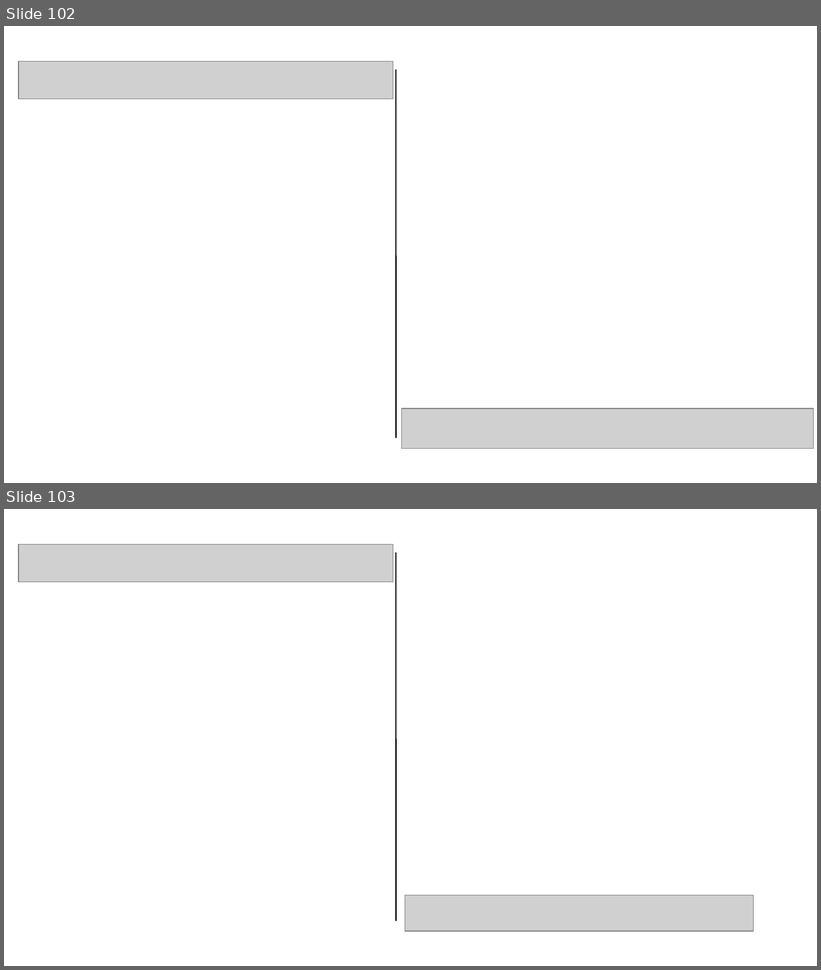
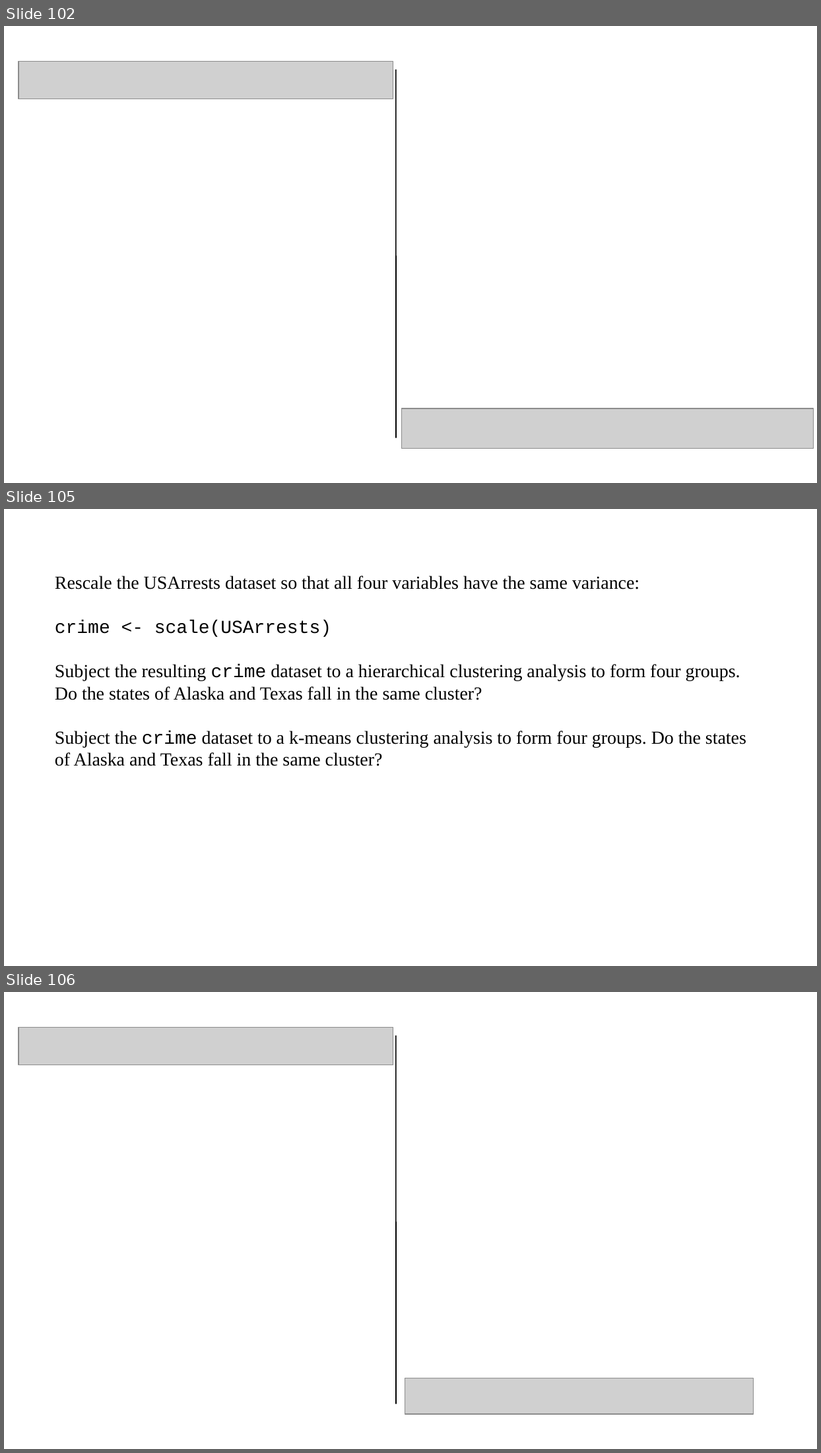
Before and after one commit to pvermees/geostats, a slide deck: slides/quizzes.odp. Shown one above the other, each under a label of ours: slides 102 and 103 before the commit, slides 102, 105 and 106 after it; the slides between them are not shown. The pictures are 821x970 and 821x1453 pixels, drawn with LibreOffice and Linux fonts; fonts in the diff are those of the drawing; grey boxes stand for pictures. Boxes give left, top, right and bottom in pixels: in the first picture for what was removed or moved away, otherwise in the second. Text is boxed around its words. In the diff, an @@ line names an element or a change of style, - is before the commit and + after.

```diff
--- a/slides/quizzes.odp
+++ b/slides/quizzes.odp
@@ slide 105 added at bbox=[4, 509, 817, 966], background #FFFFFF @@
@@ text added at bbox=[55, 576, 746, 766], 18 pt, text #000000 @@
+Rescale the USArrests dataset so that all four variables have the same variance:
+crime <- scale(USArrests)
+Subject the resulting crime dataset to a hierarchical clustering analysis to form four groups. Do the states of Alaska and Texas fall in the same cluster?
+Subject the crime dataset to a k-means clustering analysis to form four groups. Do the states of Alaska and Texas fall in the same cluster?
@@ what was slide 103 is now slide 106 @@
```
Also in this commit, not shown: 2 other slides added, 10 other files.
